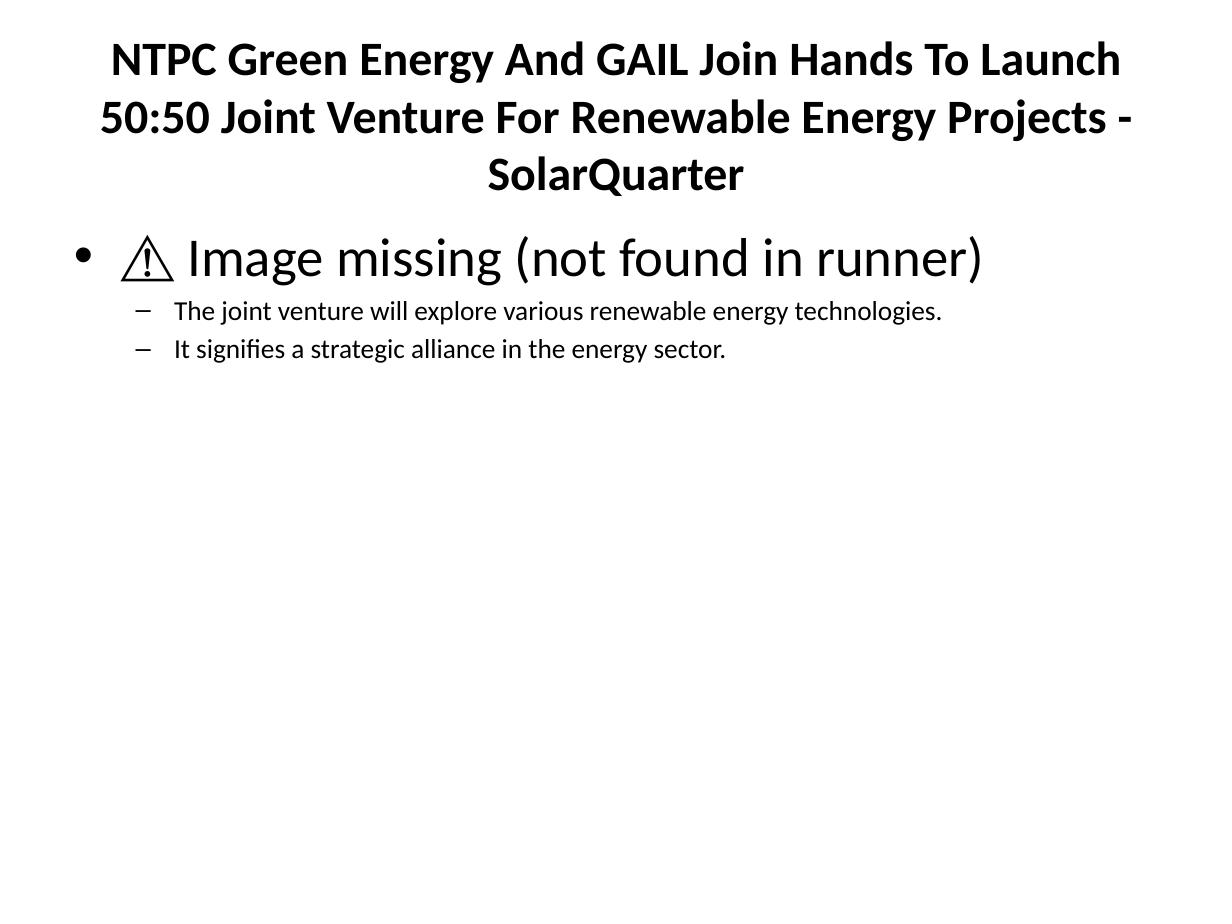
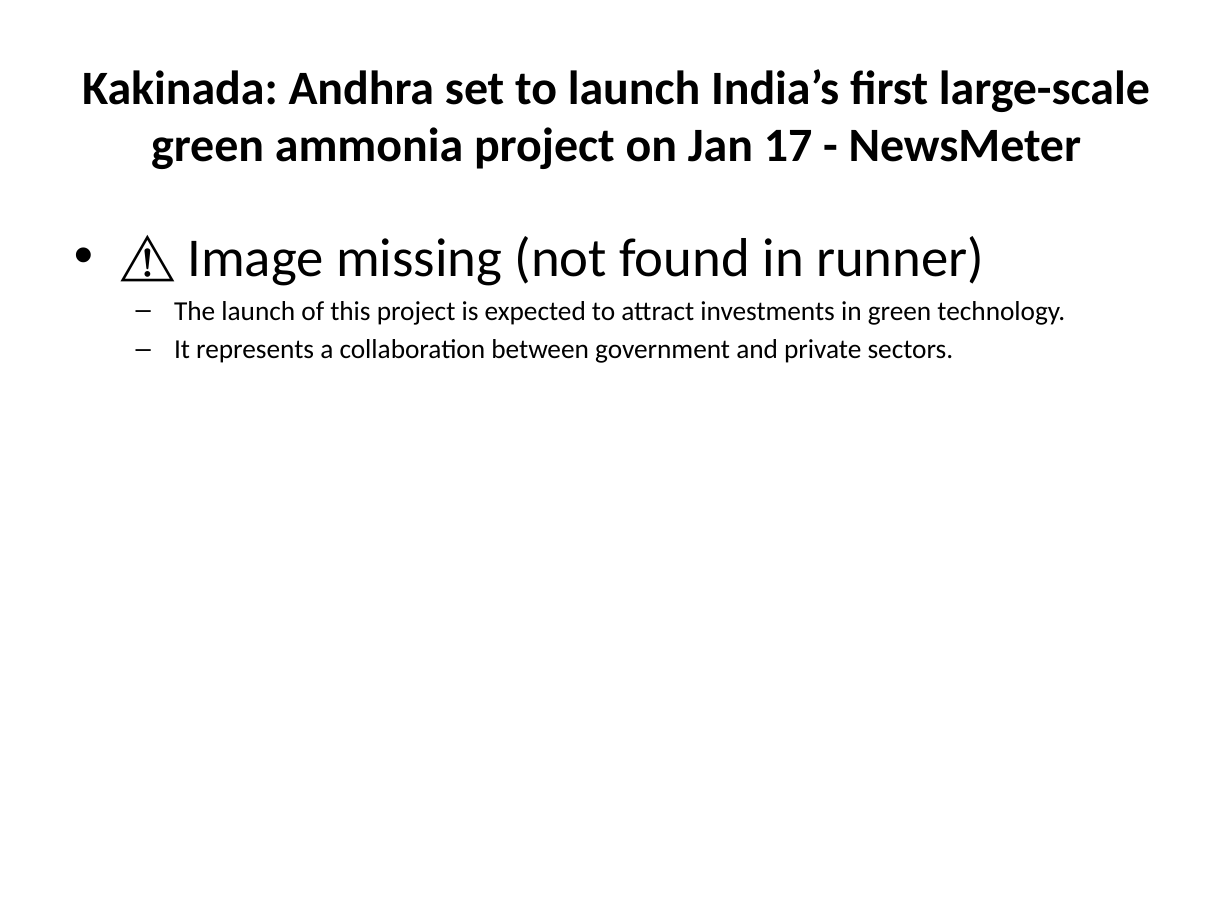
Before and after one commit to gauravsiemens1988/Linkedin-AI-Agent_Personal, a slide deck: slide 6 of drafts/linkedin_carousel.pptx. Drawn at 1232x924 pixels with LibreOffice and Linux fonts; fonts in the diff are those of the drawing. Boxes give left, top, right and bottom in pixels: in the first picture for what was removed or moved away, otherwise in the second. Text is boxed around its words. In the diff, an @@ line names an element or a change of style, - is before the commit and + after.

```diff
--- a/drafts/linkedin_carousel.pptx
+++ b/drafts/linkedin_carousel.pptx
@@ title at <box>82,69,1150,169</box>: text changed @@
-NTPC Green Energy And GAIL Join Hands To Launch 50:50 Joint Venture For Renewable Energy Projects - SolarQuarter
+Kakinada: Andhra set to launch India’s first large-scale green ammonia project on Jan 17 - NewsMeter
@@ text at <box>174,301,1065,363</box>: text changed @@
-  – The joint venture will explore various renewable energy technologies.
-  – It signifies a strategic alliance in the energy sector.
+  – The launch of this project is expected to attract investments in green technology.
+  – It represents a collaboration between government and private sectors.
```
Also in this commit, not shown: 5 other slides changed, 1 other file.
